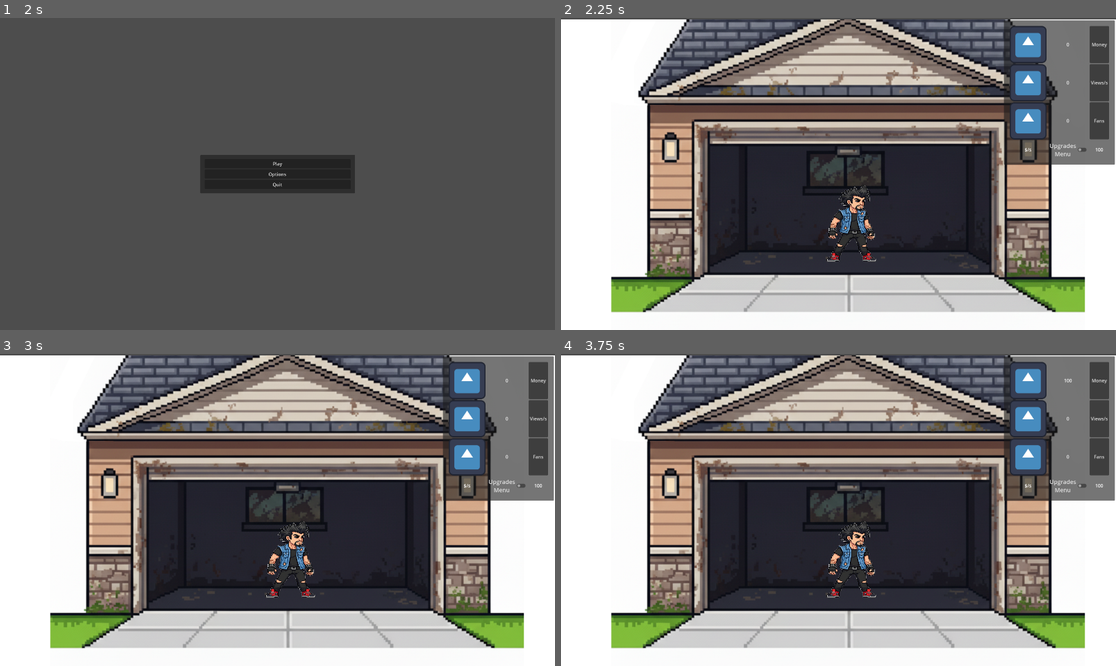
Above: before the commit, frames 1-4 (two rows, left to right).
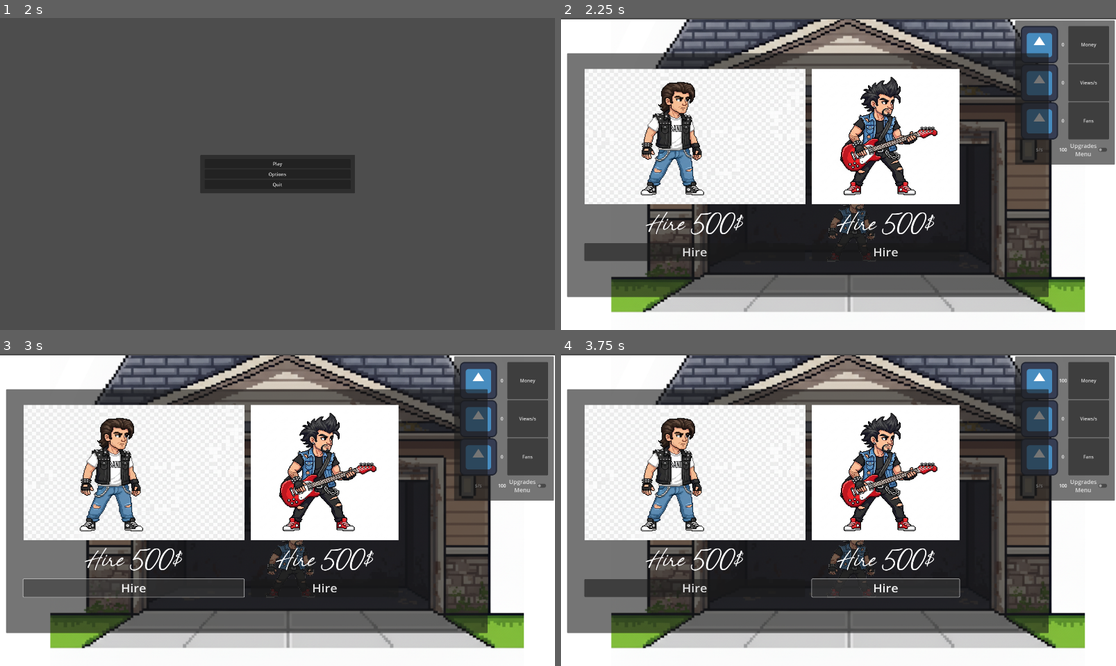
Above: after the commit, the same moments.

Repository: Geluco/music-band-tycoon
Game: Godot game, scene res://scenes/menu.tscn
Two runs of this game, one before a commit and one after it. Both use one fixed random seed, a clock stepped at 60 frames per second and the inputs below. The engine's default icon, where the game draws it, is replaced by a stand-in: a white triangle on a blue panel in a dark square.
Inputs (mouse positions are in pixels of both pictures, inside the frame that each line leads up to):
- Up to frame 1 (2 s): click "Options" at 0.5 s; click "Back" at 1.25 s
- Up to frame 2 (2.25 s): click "Play" at 2 s
- Up to frame 3 (3 s): click (133, 588) at 2.75 s, where only the run after the commit has a clickable "Hire"
- Up to frame 4 (3.75 s): click (888, 588) at 3.5 s, where only the run after the commit has a clickable "Hire"

Frame 1 is identical in both runs. In frame 2, 52% of the frame differs, in the area x 1-99%, y 0-90%; in frame 3, 52%; in frame 4, 52%.

Commit message:
Menu de integrantes basico.
imagen con precio y boton para contratar, una vez contratado el boton se descativa y te cobra lo que cueste contratarlo. Hay que mejorar el menu

Diff:
--- a/scenes/canvasStats.tscn
+++ b/scenes/canvasStats.tscn
@@ -85,6 +85,13 @@
 text = "$/s"
 horizontal_alignment = 1
 
+[node name="LabelMoneyPSNumber" type="Label" parent="CanvasLayer/PanelStats/MarginStats/GridStats"]
+layout_mode = 2
+text = "
+"
+horizontal_alignment = 1
+script = ExtResource("6_m2vbg")
+
 [node name="CheckButton" type="CheckButton" parent="CanvasLayer/PanelStats/MarginStats/GridStats"]
 layout_mode = 2
 theme_override_font_sizes/font_size = 20
@@ -92,13 +99,6 @@
 Menu"
 alignment = 1
 
-[node name="LabelMoneyPSNumber" type="Label" parent="CanvasLayer/PanelStats/MarginStats/GridStats"]
-layout_mode = 2
-text = "
-"
-horizontal_alignment = 1
-script = ExtResource("6_m2vbg")
-
 [connection signal="pressed" from="CanvasLayer/PanelStats/MarginStats/GridStats/ButtonMoney" to="." method="_on_button_money_pressed"]
 [connection signal="pressed" from="CanvasLayer/PanelStats/MarginStats/GridStats/ButtonViews" to="." method="_on_button_views_pressed"]
 [connection signal="pressed" from="CanvasLayer/PanelStats/MarginStats/GridStats/ButtonFans" to="." method="_on_button_fans_pressed"]
--- a/scenes/main_node.tscn
+++ b/scenes/main_node.tscn
@@ -1,9 +1,10 @@
-[gd_scene load_steps=5 format=3 uid="uid://8rdlqav878pv"]
+[gd_scene load_steps=6 format=3 uid="uid://8rdlqav878pv"]
 
 [ext_resource type="Texture2D" uid="uid://dbpd1qitj8nym" path="res://img/garaje.png" id="2_63mur"]
 [ext_resource type="PackedScene" uid="uid://1fwfhlve0rd6" path="res://scenes/canvasStats.tscn" id="2_p3mmm"]
 [ext_resource type="Texture2D" uid="uid://b6xs62muedwl3" path="res://img/main_character.png" id="3_63mur"]
 [ext_resource type="PackedScene" uid="uid://jm0yeyo3yq2v" path="res://scenes/menuUpgrades.tscn" id="3_32378"]
+[ext_resource type="PackedScene" uid="uid://cauv6vdrywn5w" path="res://scenes/menu_members.tscn" id="3_brsxu"]
 
 [node name="Main Node" type="Node2D"]
 
@@ -11,6 +12,8 @@
 
 [node name="MenuUpgrades" parent="." instance=ExtResource("3_32378")]
 position = Vector2(0, 1)
+
+[node name="MenuMembers" parent="." instance=ExtResource("3_brsxu")]
 
 [node name="Garage" type="Sprite2D" parent="."]
 position = Vector2(964, 543)
--- /dev/null
+++ b/scenes/menu_members.tscn
@@ -0,0 +1,112 @@
+[gd_scene load_steps=5 format=3 uid="uid://cauv6vdrywn5w"]
+
+[ext_resource type="Texture2D" uid="uid://ci2pw6gh0xpjn" path="res://img/unnamed-4.png" id="1_1y6vs"]
+[ext_resource type="Script" uid="uid://rnmk0w2do7ct" path="res://scripts/menu_members.gd" id="1_4gq5v"]
+[ext_resource type="FontFile" uid="uid://c4bdr2egxlgtk" path="res://resources/fonts/Rhythm of the Blast.ttf" id="2_4gq5v"]
+[ext_resource type="Texture2D" uid="uid://bd7ytcynkoy55" path="res://img/unnamed.png" id="3_4p6kh"]
+
+[node name="MenuMembers" type="Node2D"]
+script = ExtResource("1_4gq5v")
+
+[node name="CanvasLayer" type="CanvasLayer" parent="."]
+
+[node name="MenuUpgrades" type="PanelContainer" parent="CanvasLayer"]
+offset_left = 21.0
+offset_top = 122.0
+offset_right = 1694.0
+offset_bottom = 1046.0
+scale = Vector2(0.995755, 0.913314)
+metadata/_edit_use_anchors_ = true
+
+[node name="MarginUpgrades" type="MarginContainer" parent="CanvasLayer/MenuUpgrades"]
+layout_mode = 2
+theme_override_constants/margin_left = 50
+theme_override_constants/margin_top = 50
+theme_override_constants/margin_right = 50
+theme_override_constants/margin_bottom = 50
+
+[node name="GridUpgrades" type="GridContainer" parent="CanvasLayer/MenuUpgrades/MarginUpgrades"]
+layout_mode = 2
+columns = 2
+
+[node name="MarginImg1" type="MarginContainer" parent="CanvasLayer/MenuUpgrades/MarginUpgrades/GridUpgrades"]
+layout_mode = 2
+theme_override_constants/margin_left = 10
+theme_override_constants/margin_top = 10
+theme_override_constants/margin_right = 10
+theme_override_constants/margin_bottom = 10
+
+[node name="TextureRect" type="TextureRect" parent="CanvasLayer/MenuUpgrades/MarginUpgrades/GridUpgrades/MarginImg1"]
+layout_mode = 2
+texture = ExtResource("1_1y6vs")
+expand_mode = 3
+stretch_mode = 5
+
+[node name="MarginImg2" type="MarginContainer" parent="CanvasLayer/MenuUpgrades/MarginUpgrades/GridUpgrades"]
+layout_mode = 2
+theme_override_constants/margin_left = 10
+theme_override_constants/margin_top = 10
+theme_override_constants/margin_right = 10
+theme_override_constants/margin_bottom = 10
+
+[node name="TextureRect" type="TextureRect" parent="CanvasLayer/MenuUpgrades/MarginUpgrades/GridUpgrades/MarginImg2"]
+layout_mode = 2
+texture = ExtResource("3_4p6kh")
+stretch_mode = 5
+
+[node name="MaginText1" type="MarginContainer" parent="CanvasLayer/MenuUpgrades/MarginUpgrades/GridUpgrades"]
+layout_mode = 2
+theme_override_constants/margin_left = 10
+theme_override_constants/margin_top = 10
+theme_override_constants/margin_right = 10
+theme_override_constants/margin_bottom = 10
+
+[node name="Label" type="Label" parent="CanvasLayer/MenuUpgrades/MarginUpgrades/GridUpgrades/MaginText1"]
+layout_mode = 2
+theme_override_fonts/font = ExtResource("2_4gq5v")
+theme_override_font_sizes/font_size = 100
+text = "Hire 500$"
+horizontal_alignment = 1
+vertical_alignment = 1
+
+[node name="MaginText2" type="MarginContainer" parent="CanvasLayer/MenuUpgrades/MarginUpgrades/GridUpgrades"]
+layout_mode = 2
+theme_override_constants/margin_left = 10
+theme_override_constants/margin_top = 10
+theme_override_constants/margin_right = 10
+theme_override_constants/margin_bottom = 10
+
+[node name="Label" type="Label" parent="CanvasLayer/MenuUpgrades/MarginUpgrades/GridUpgrades/MaginText2"]
+layout_mode = 2
+theme_override_fonts/font = ExtResource("2_4gq5v")
+theme_override_font_sizes/font_size = 100
+text = "Hire 500$"
+horizontal_alignment = 1
+vertical_alignment = 1
+
+[node name="MarginButton1" type="MarginContainer" parent="CanvasLayer/MenuUpgrades/MarginUpgrades/GridUpgrades"]
+layout_mode = 2
+theme_override_constants/margin_left = 10
+theme_override_constants/margin_top = 10
+theme_override_constants/margin_right = 10
+theme_override_constants/margin_bottom = 10
+
+[node name="Button1" type="Button" parent="CanvasLayer/MenuUpgrades/MarginUpgrades/GridUpgrades/MarginButton1"]
+layout_mode = 2
+theme_override_font_sizes/font_size = 43
+text = "Hire"
+
+[node name="MarginButton2" type="MarginContainer" parent="CanvasLayer/MenuUpgrades/MarginUpgrades/GridUpgrades"]
+layout_mode = 2
+theme_override_constants/margin_left = 10
+theme_override_constants/margin_top = 10
+theme_override_constants/margin_right = 10
+theme_override_constants/margin_bottom = 10
+
+[node name="Button2" type="Button" parent="CanvasLayer/MenuUpgrades/MarginUpgrades/GridUpgrades/MarginButton2"]
+layout_mode = 2
+theme_override_font_sizes/font_size = 43
+text = "Hire"
+
+[connection signal="pressed" from="CanvasLayer/MenuUpgrades/MarginUpgrades/GridUpgrades/MarginButton1/Button1" to="." method="_on_button_1_pressed"]
+[connection signal="pressed" from="CanvasLayer/MenuUpgrades/MarginUpgrades/GridUpgrades/MarginButton2/Button2" to="." method="_on_button_2_pressed"]
--- /dev/null
+++ b/scripts/menu_members.gd
@@ -0,0 +1,17 @@
+extends Node2D
+
+@onready var button1: Button = get_node("CanvasLayer/MenuUpgrades/MarginUpgrades/GridUpgrades/MarginButton1/Button1")
+
+func _on_button_1_pressed() -> void:
+	if Global.money >= 500:
+		Global.money -= 500
+		button1.disabled= true
+		button1.text = "Hired"
+
+@onready var button2: Button = get_node("CanvasLayer/MenuUpgrades/MarginUpgrades/GridUpgrades/MarginButton2/Button2")
+
+func _on_button_2_pressed() -> void:
+	if Global.money >= 500:
+		Global.money -= 500
+		button2.disabled = true
+		button2.text = "Hired"
Not shown, added: scripts/menu_members.gd.uid
